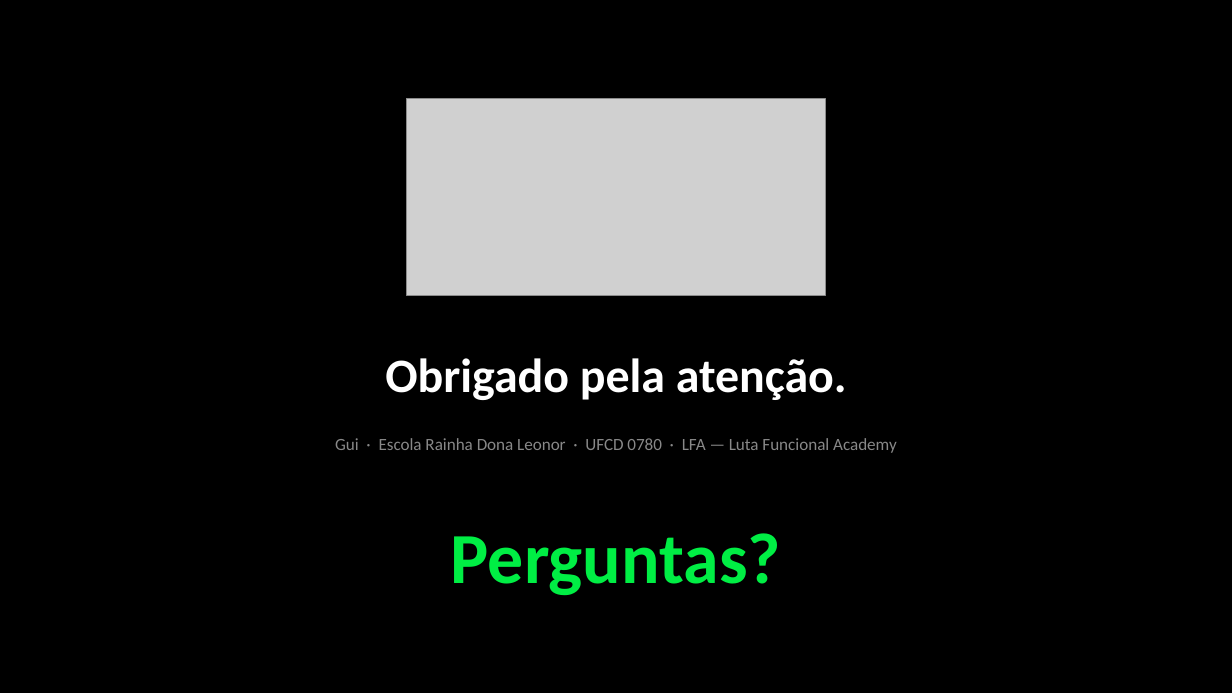
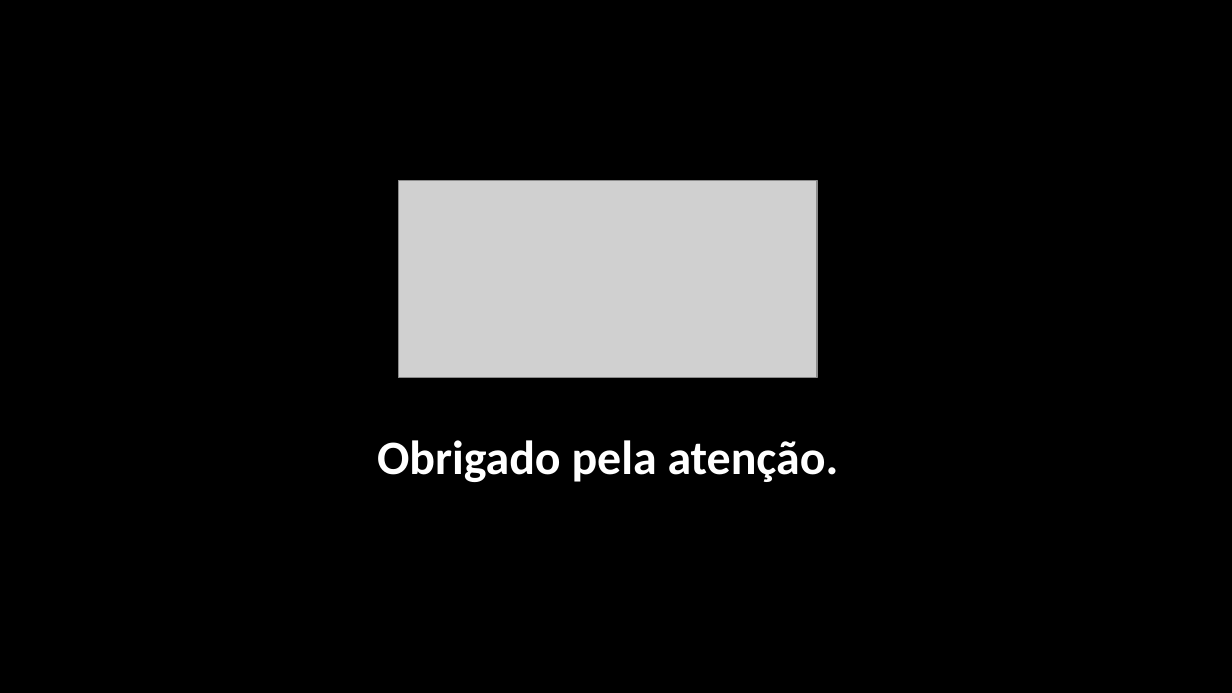
Before and after one commit to GuilhermeLopesMMA/LopesFightAcademy, a slide deck: slide 12 of LFA.pptx (slide 13 before the commit). Drawn at 1232x693 pixels with LibreOffice and Linux fonts; fonts in the diff are those of the drawing; grey boxes stand for pictures. Boxes give left, top, right and bottom in pixels: in the first picture for what was removed or moved away, otherwise in the second. Text is boxed around its words. In the diff, an @@ line names an element or a change of style, - is before the commit and + after.

```diff
--- a/LFA.pptx
+++ b/LFA.pptx
@@ picture: place and size @@
-picture at box(407, 99, 825, 296)
+picture at box(398, 180, 817, 377)
@@ text "Obrigado pela atenção.": place and size @@
-text "Obrigado pela atenção." at box(385, 358, 847, 400)
+text "Obrigado pela atenção." at box(377, 440, 839, 482)
@@ text removed at box(335, 438, 897, 453) @@
-Gui · Escola Rainha Dona Leonor · UFCD 0780 · LFA — Luta Funcional Academy
@@ text removed at box(451, 533, 781, 596) @@
-Perguntas?
```
Also in this commit, not shown: 7 other slides changed, 1 slide added, 2 slides removed.
